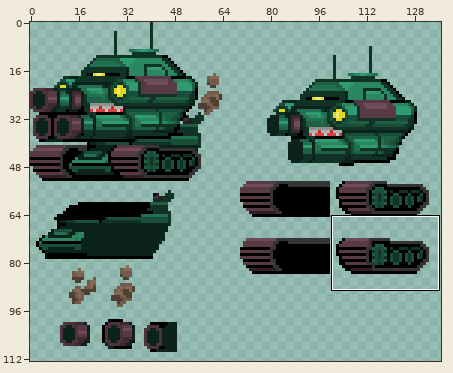
Sprite sheet: Assets/Enemies/Tier04/ArtilleryTank/ArtilleryTank.png. The first picture is a wide view before the edit; the outline marks the close-up.
Close-up. As it was:
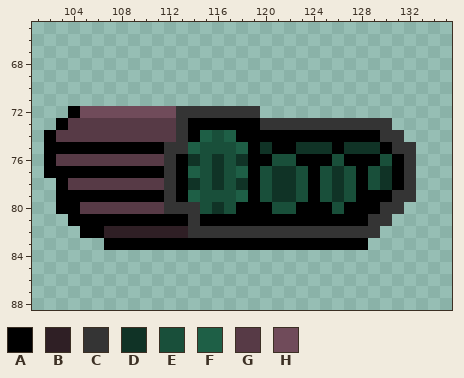
The file is 138x113 pixels. Colours within 5 levels of each other are drawn and written as one. Shown: x 101..135, y 65..88. The wide view leaves out empty margins.
Palette (. is transparent): A #000000  B #2f1f25  C #343434  D #103326  E #194f3a  F #1e5f46  G #573a46  H #704b5a
Pixels before, first column x 102:
72 ..AHHHHHHHHCCCCCCC.............
73 .AGGGGGGGGGCAAAAAACCCCCCCCCCC..
74 AGGGGGGGGGGCAFEFAAAAAAAAAAAACC.
75 AAAAAAAAAACCFEEEFADAADDDADDDACC
76 AGGGGGGGGGCADEDEDAAEEAAAEAAAEAC
77 AAAAAAAAAACAFEDEFAEDDEAEDEAEDAC
78 .AGGGGGGGGCADEDEDAEDDEAEDEAEDAC
79 .AAAAAAAAACAFEEEFAEDDEAEDEAAACC
80 .AAGGGGGGGCCCEDEAAAEEAAAEAAACC.
81 ..AAAAAAAAAACAAAAAAAAAAAAAACC..
82 ...AABBBBBBBCCCCCCCCCCCCCCCC...
83 .....AAAAAAAAAAAAAAAAAAAAAA....
New version:
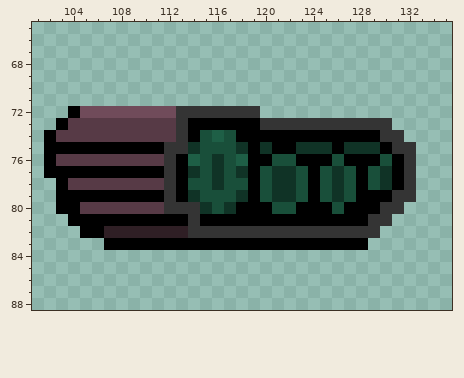
From old to new:
Changed rows in their new state; - is an unchanged pixel.
first column x 114:
74 -EFE-
75 D---D
76 F---F
77 D---D
78 E---E
79 D---D
80 -DED-
Changed places in both close-ups, as pixel boxes (x1, y1, x2, y2):
changed: (188, 130, 248, 214)
